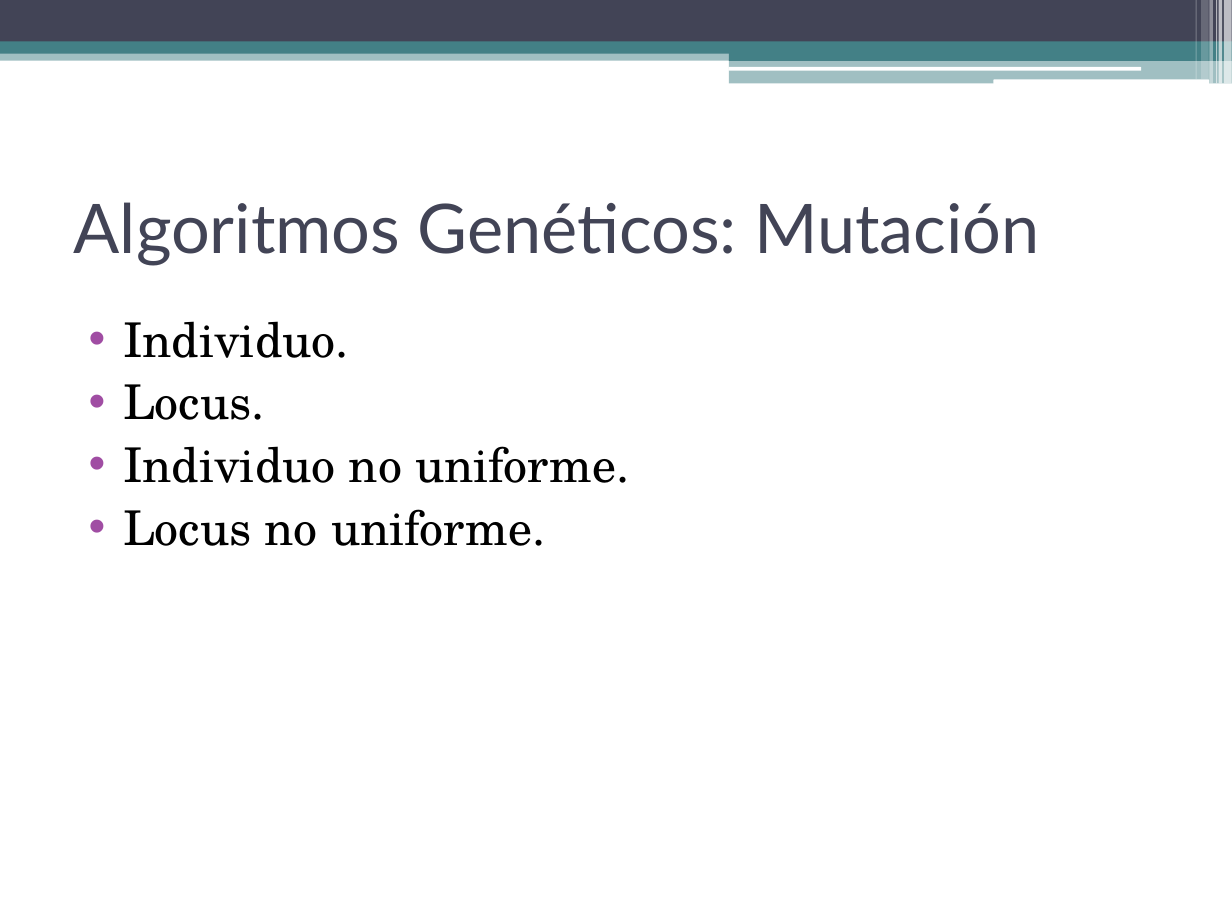
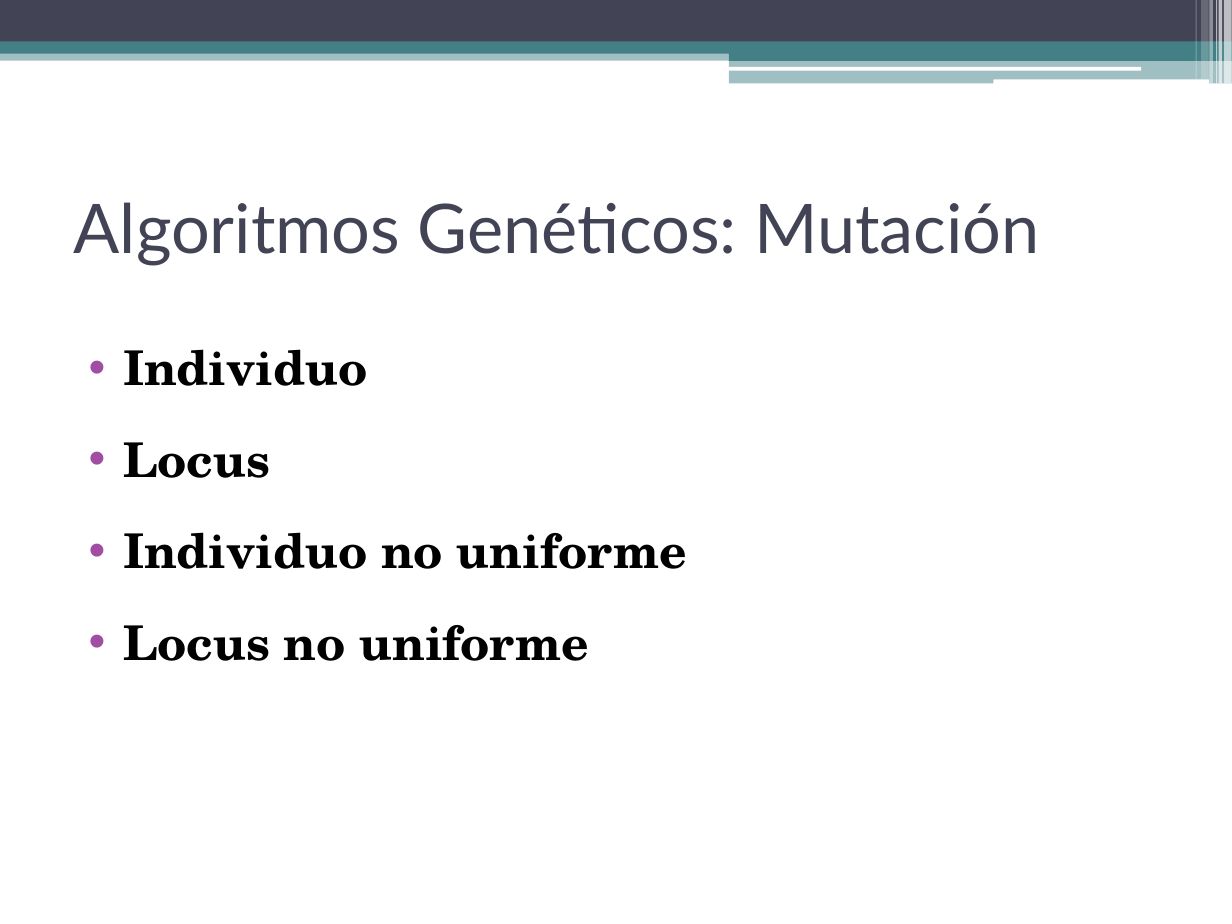
Before and after one commit to dariosus/ITBA_SIA_13_GeneticAlgorithms, a slide deck: slide 4 of presentation/Sistemas de Inteligencia Artificial.pptx. Drawn at 1232x924 pixels with LibreOffice and Linux fonts; fonts in the diff are those of the drawing. Boxes give left, top, right and bottom in pixels: in the first picture for what was removed or moved away, otherwise in the second. Text is boxed around its words. In the diff, an @@ line names an element or a change of style, - is before the commit and + after.

```diff
--- a/presentation/Sistemas de Inteligencia Artificial.pptx
+++ b/presentation/Sistemas de Inteligencia Artificial.pptx
@@ text at [123,349,687,661]: text changed; bold on @@
-• Individuo.
-• Locus.
-• Individuo no uniforme.
-• Locus no uniforme.
+• Individuo
+• Locus
+• Individuo no uniforme
+• Locus no uniforme
```
Also in this commit, not shown: 7 other slides changed, 1 slide added.
